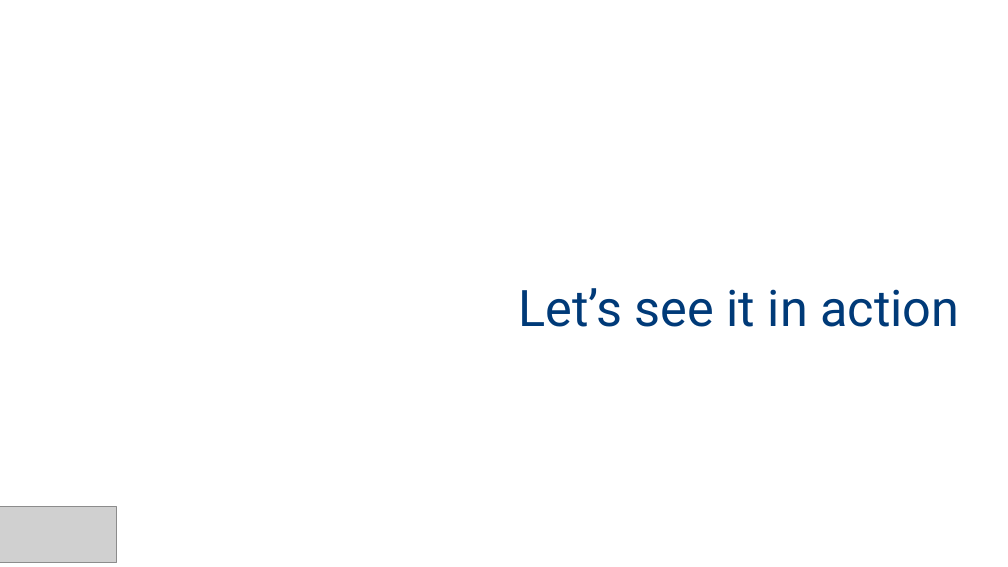
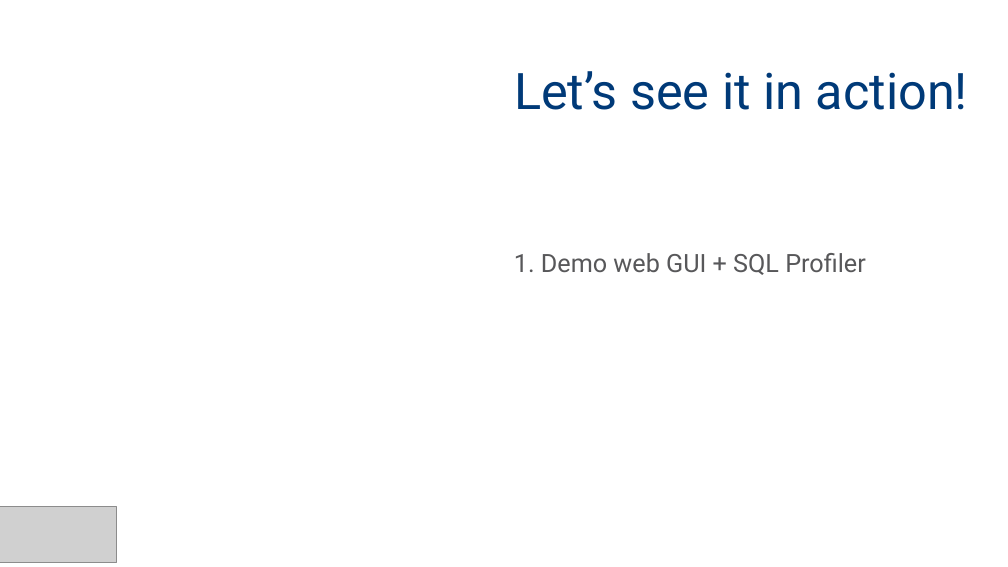
Before and after one commit to MadeiraData/DynamicFilters, a slide deck: slide 20 of DynamicFilters.pptx (slide 15 before the commit). Drawn at 1008x567 pixels with LibreOffice and Linux fonts; fonts in the diff are those of the drawing; grey boxes stand for pictures; background and template pictures are left out. Boxes give left, top, right and bottom in pixels: in the first picture for what was removed or moved away, otherwise in the second. Text is boxed around its words. In the diff, an @@ line names an element or a change of style, - is before the commit and + after.

```diff
--- a/DynamicFilters.pptx
+++ b/DynamicFilters.pptx
@@ title at (514, 71, 968, 110): text changed @@
-Let’s see it in action
+Let’s see it in action!
@@ text added at (514, 253, 865, 275), 18 pt, text #58585A @@
+1. Demo web GUI + SQL Profiler
```
Also in this commit, not shown: 6 other slides changed, 7 slides added, 1 slide removed, 6 other files.
